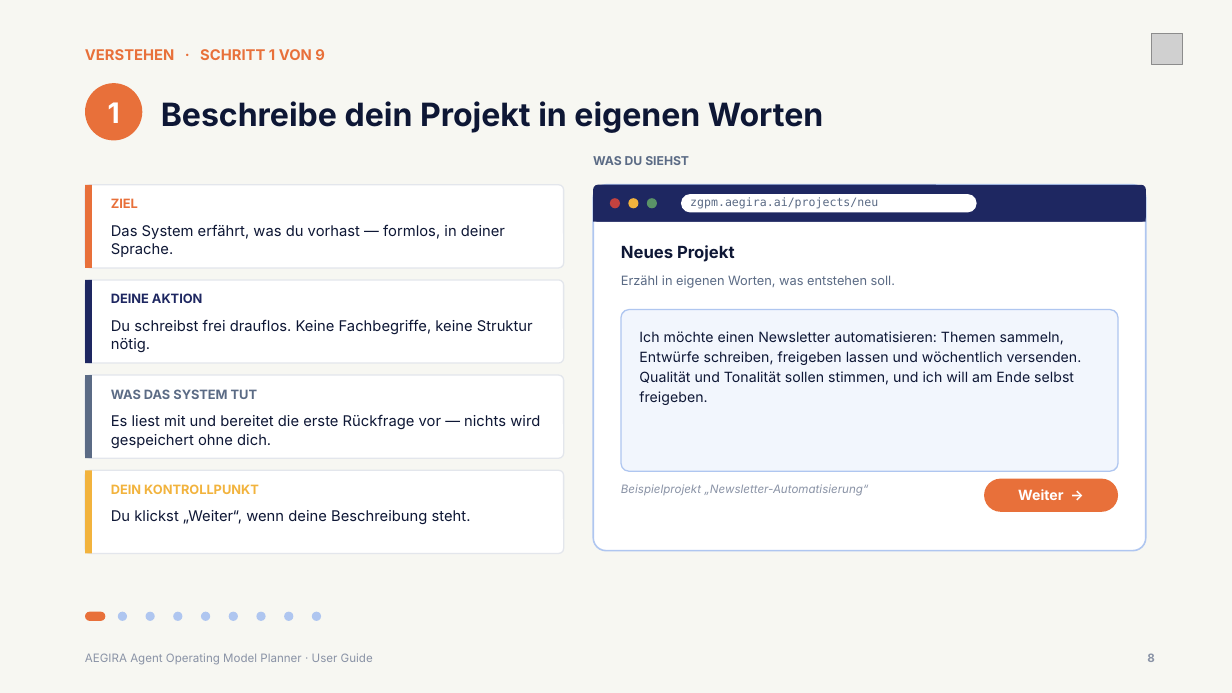
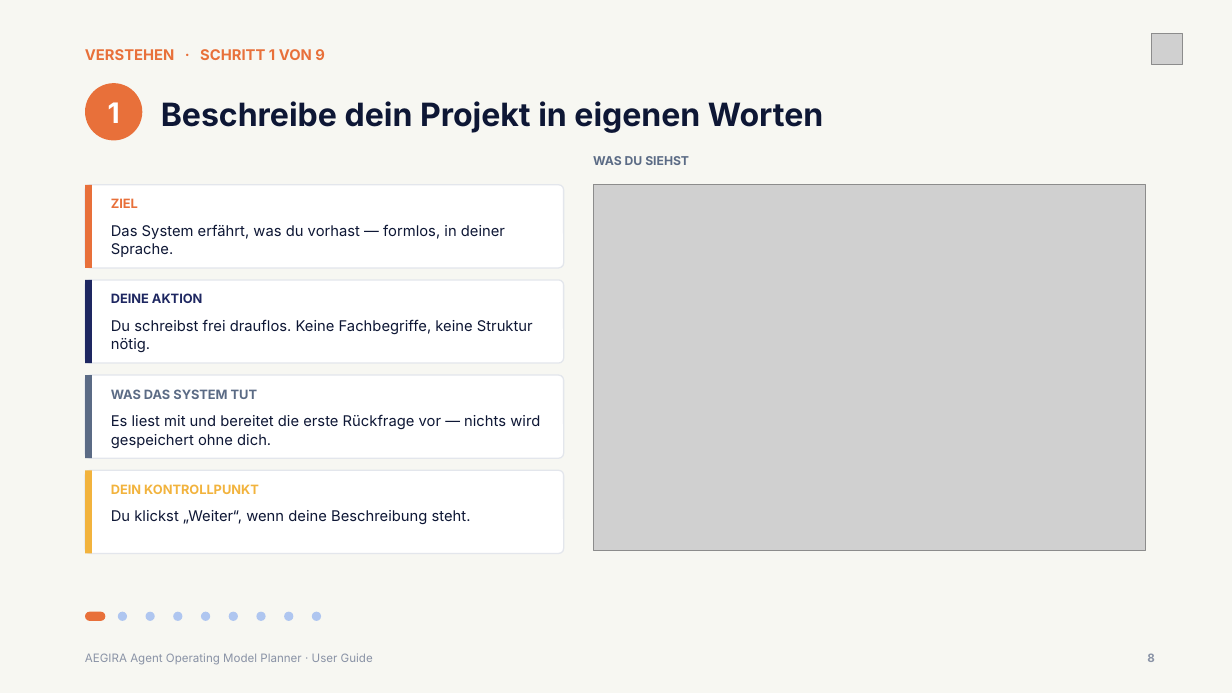
Before and after one commit to exmachinai/agent_operating_model_planner, a slide deck: slide 8 of deliverables/AEGIRA_Planner_User_Guide.pptx. Drawn at 1232x693 pixels with LibreOffice and Linux fonts; fonts in the diff are those of the drawing; grey boxes stand for pictures. Boxes give left, top, right and bottom in pixels: in the first picture for what was removed or moved away, otherwise in the second. Text is boxed around its words. In the diff, an @@ line names an element or a change of style, - is before the commit and + after.

Commit message:
feat: 9-step ZGPM process — backend modules (context/planning/policy/plans) + frontend screens (new/interview/understanding/guardrails/plan/review/guide) (#13)
Automatisierter Update-Push aus dem Dropbox-Source-Folder.

Quelle: `50_APPS/20_AGENT_OPERATING_MODEL_PLANNER/`
Branch: `update/20260530-045417`
Erstellt: 2026-05-30 04:54 CEST

**Geprüft vor dem Push (automatisch via Branch Protection + CodeQL + Dependabot + Secret-Push-Protection).**

```diff
--- a/deliverables/AEGIRA_Planner_User_Guide.pptx
+++ b/deliverables/AEGIRA_Planner_User_Guide.pptx
@@ rounded rectangle removed at bbox=[593, 185, 1146, 551] @@
@@ rounded rectangle removed at bbox=[593, 185, 1146, 222] @@
@@ rectangle removed at bbox=[593, 203, 1146, 222] @@
@@ picture added at bbox=[593, 185, 1146, 551] @@
@@ ellipse removed at bbox=[610, 199, 620, 209] @@
@@ ellipse removed at bbox=[628, 199, 639, 209] @@
@@ ellipse removed at bbox=[647, 199, 657, 209] @@
@@ rounded rectangle removed at bbox=[681, 194, 977, 213] @@
@@ text removed at bbox=[690, 197, 878, 209] @@
-zgpm.aegira.ai/projects/neu
@@ text removed at bbox=[621, 245, 735, 262] @@
-Neues Projekt
@@ text removed at bbox=[621, 275, 895, 288] @@
-Erzähl in eigenen Worten, was entstehen soll.
@@ rounded rectangle removed at bbox=[621, 310, 1118, 471] @@
@@ text removed at bbox=[639, 331, 1082, 405] @@
-Ich möchte einen Newsletter automatisieren: Themen sammeln, Entwürfe schreiben, freigeben lassen und wöchentlich versenden. Qualität und Tonalität sollen stimmen, und ich will am Ende selbst freigeben.
@@ rounded rectangle removed at bbox=[984, 479, 1118, 512] @@
@@ text removed at bbox=[621, 484, 868, 496] @@
-Beispielprojekt „Newsletter-Automatisierung“
@@ text removed at bbox=[1018, 489, 1063, 500] @@
-Weiter →
```
Also in this commit, not shown: 6 other slides changed, 45 other files.
